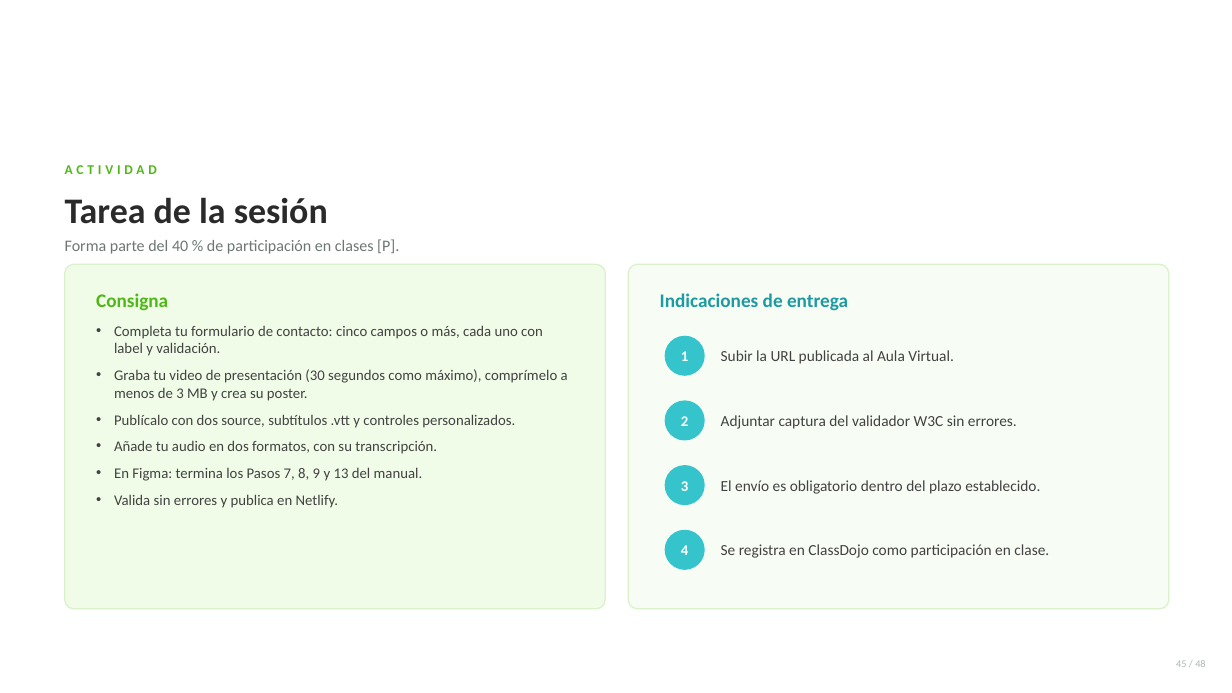
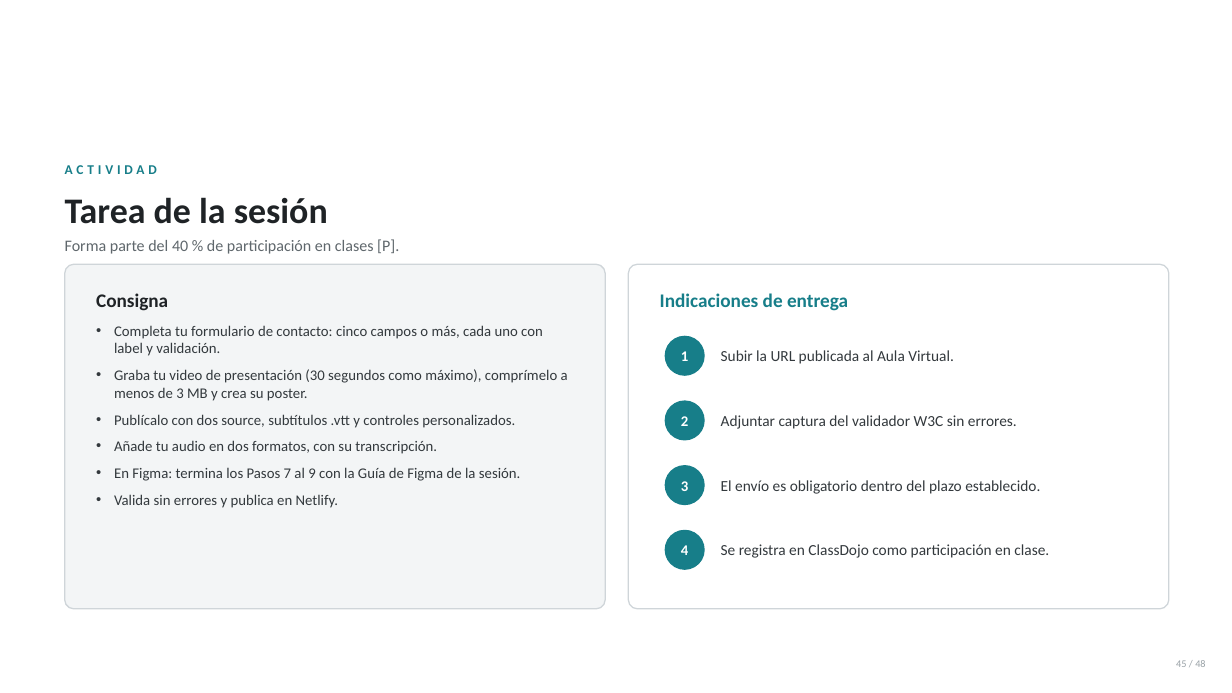
Before and after one commit to anibaler123143423234321/sesiones-dagner, a slide deck: slide 45 of SESION 07/Sesion07-Multimedia-avanzada-HTML5.pptx. Drawn at 1232x693 pixels with LibreOffice and Linux fonts; fonts in the diff are those of the drawing; background and template pictures are left out. Boxes give left, top, right and bottom in pixels: in the first picture for what was removed or moved away, otherwise in the second. Text is boxed around its words. In the diff, an @@ line names an element or a change of style, - is before the commit and + after.

```diff
--- a/SESION 07/Sesion07-Multimedia-avanzada-HTML5.pptx
+++ b/SESION 07/Sesion07-Multimedia-avanzada-HTML5.pptx
@@ text "ACTIVIDAD" at (65,165,157,174): text colour #4FB817 to #177E89 @@
@@ text "Forma parte del 40 % ..." at (65,239,399,254): text colour #6E7673 to #5F676C @@
@@ rounded rectangle at (65,264,605,609): fill #F0FCE8 to #F3F5F6; outline #D9F2CC 1 pt to #CFD5D9 1 pt @@
@@ rounded rectangle at (628,264,1169,609): fill #F7FDF4 to #FFFFFF; outline #D9F2CC 1 pt to #CFD5D9 1 pt @@
@@ text "Consigna" at (96,293,168,311): text colour #4FB817 to #1F2326 @@
@@ text "Indicaciones de entrega" at (660,293,848,311): text colour #1E9AA3 to #177E89 @@
@@ text at (114,325,568,508): text colour #424242 to #33393D in "Completa tu formulario de contacto: cinco campos ...", "Graba tu video de presentación (30 segundos ...", "Publícalo con dos source, subtítulos .vtt y ...", "Añade tu audio en dos formatos, con ..." and 1 more places @@
@@ text at (114,467,521,481): text changed; text colour #424242 to #33393D @@
-• En Figma: termina los Pasos 7, 8, 9 y 13 del manual.
+• En Figma: termina los Pasos 7 al 9 con la Guía de Figma de la sesión.
@@ fill #36C4CC to #177E89; outline #36C4CC 1 pt to #177E89 1 pt in 4 elements at (665,336,704,375), (665,401,704,440), (665,466,704,505), (665,531,704,569) @@
@@ text colour #424242 to #33393D in 4 elements at (721,350,954,364), (721,415,1017,429), (721,480,1040,494), (721,544,1049,558) @@
@@ text "45 / 48" at (1176,660,1205,667): text colour #AEB5B3 to #9AA2A7 @@
```
Also in this commit, not shown: 47 other slides changed, 31 other files.
